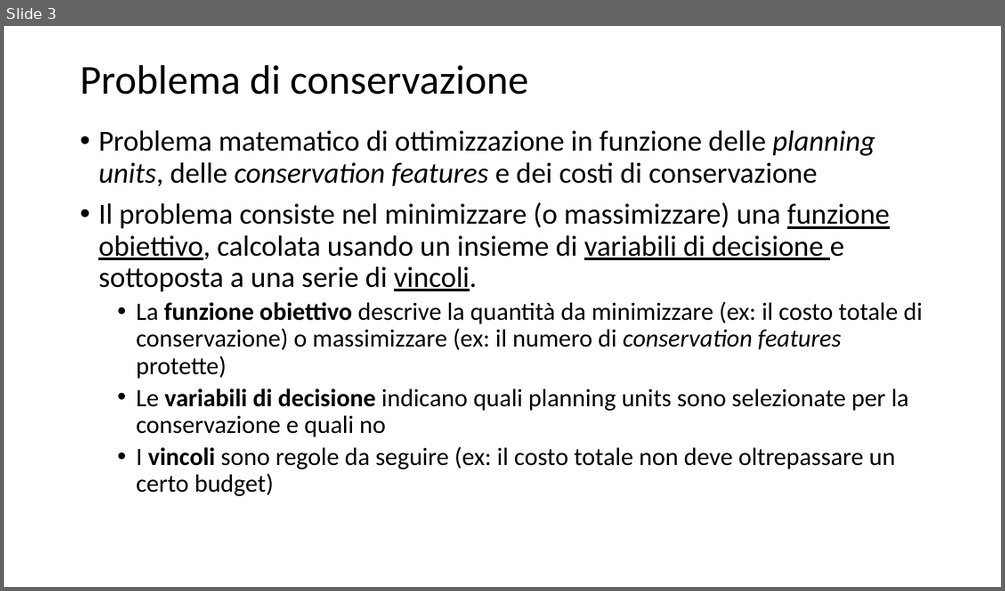
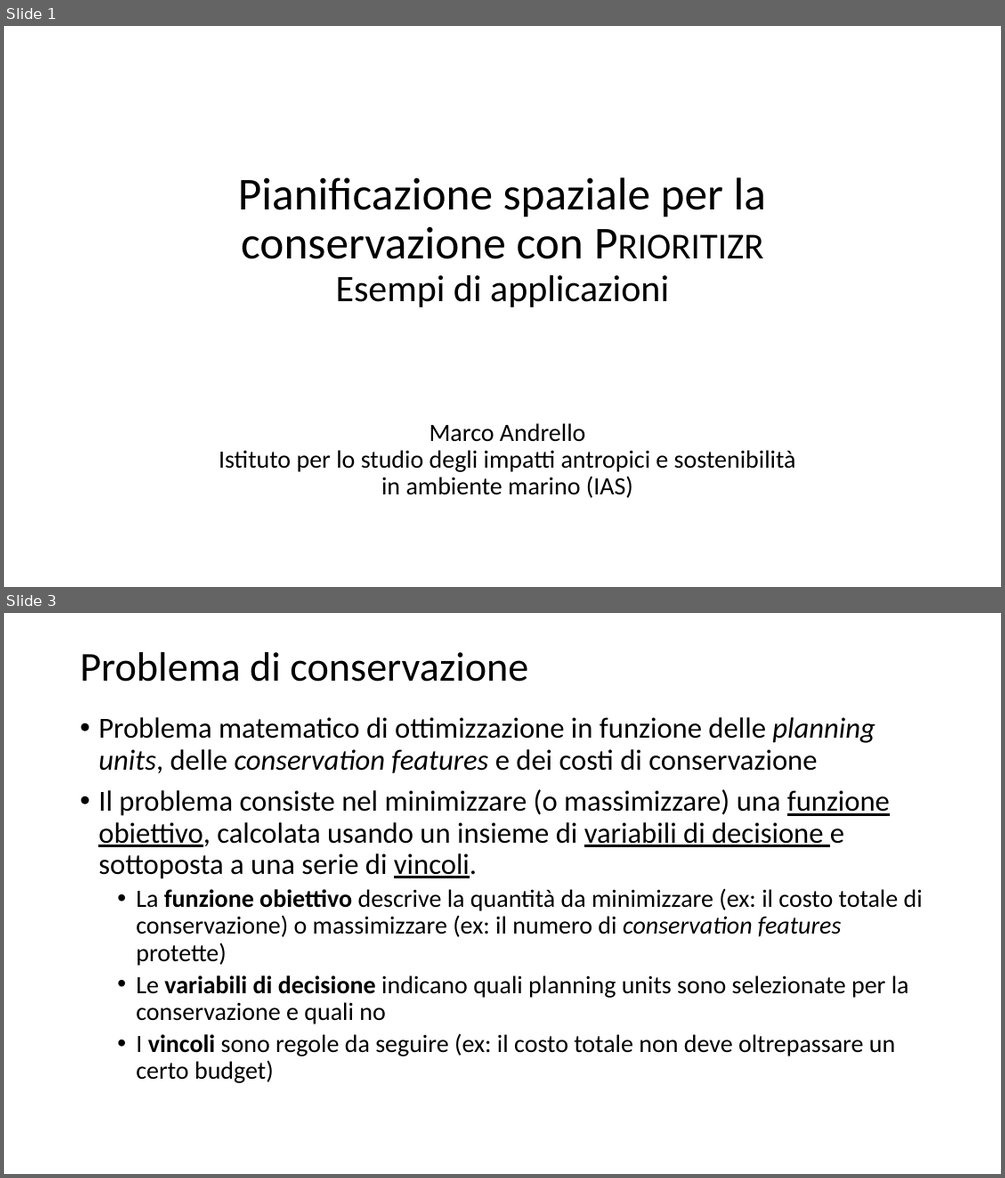
Before and after one commit to MarcoAndrello/prioritizr-spoke-2, a slide deck: Pres.pptx. Shown one above the other, each under a label of ours: slide 3 before the commit, slides 1 and 3 after it; the slides between them are not shown. The pictures are 1005x591 and 1005x1178 pixels, drawn with LibreOffice and Linux fonts; fonts in the diff are those of the drawing. Boxes give left, top, right and bottom in pixels: in the first picture for what was removed or moved away, otherwise in the second. Text is boxed around its words. In the diff, an @@ line names an element or a change of style, - is before the commit and + after.

```diff
--- a/Pres.pptx
+++ b/Pres.pptx
@@ slide 1 added at [4,26,1001,587], background #FFFFFF @@
@@ title added at [238,177,766,307], 44 pt, text #000000 @@
+Pianificazione spaziale per la conservazione con Prioritizr
+Esempi di applicazioni
@@ subtitle added at [218,423,796,498], 24 pt, text #000000 @@
+Marco Andrello
+Istituto per lo studio degli impatti antropici e sostenibilità in ambiente marino (IAS)
```
Also in this commit, not shown: 2 slides changed, 15 other slides added, 8 slides removed, 2 other files.
